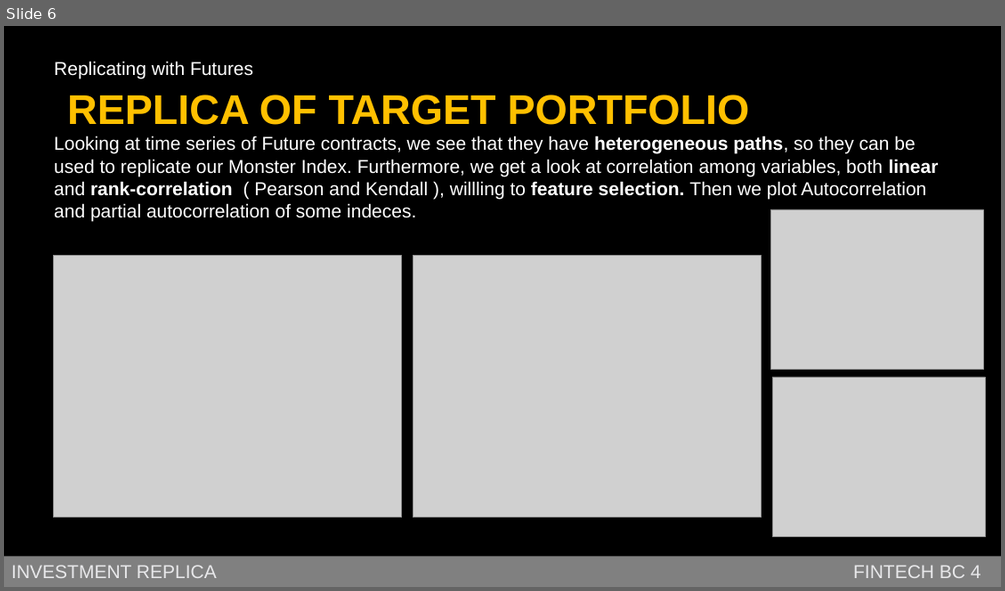
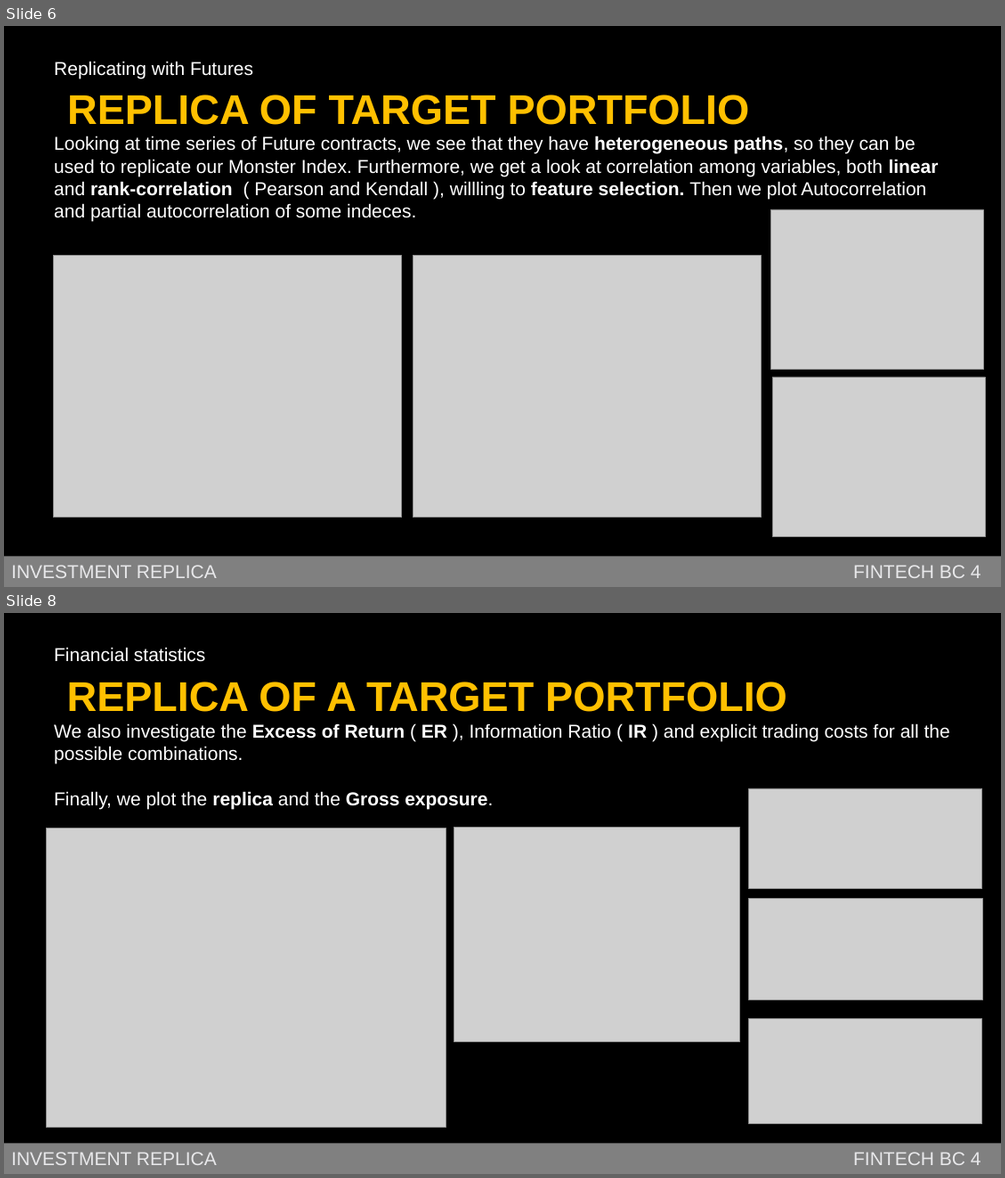
Before and after one commit to jstringara/Fintech, a slide deck: BC4/Bozza.pptx. Shown one above the other, each under a label of ours: slide 6 before the commit, slides 6 and 8 after it; the slides between them are not shown. The pictures are 1005x591 and 1005x1178 pixels, drawn with LibreOffice and Linux fonts; fonts in the diff are those of the drawing; grey boxes stand for pictures; background and template pictures are left out. Boxes give left, top, right and bottom in pixels: in the first picture for what was removed or moved away, otherwise in the second. Text is boxed around its words. In the diff, an @@ line names an element or a change of style, - is before the commit and + after.

Commit message:
pt2 presentazione
Portfolio replica

```diff
--- a/BC4/Bozza.pptx
+++ b/BC4/Bozza.pptx
@@ slide 8 added at <box>4,613,1001,1174</box>, background picture (left out) @@
@@ text added at <box>54,647,205,662</box>, 18 pt, text #FFFFFF @@
+Financial statistics
@@ text added at <box>67,682,787,712</box>, 40 pt, text #FFC000, bold @@
+REPLICA OF A TARGET PORTFOLIO
@@ text added at <box>54,723,950,763</box>, 18 pt, text #FFFFFF @@
+We also investigate the Excess of Return ( ER ), Information Ratio ( IR ) and explicit trading costs for all the possible combinations.
@@ text added at <box>54,791,493,809</box>, 18 pt, text #FFFFFF @@
+Finally, we plot the replica and the Gross exposure.
@@ picture added at <box>749,788,982,888</box> @@
@@ picture added at <box>47,827,445,1127</box> @@
@@ picture added at <box>454,827,741,1041</box> @@
@@ picture added at <box>749,899,983,999</box> @@
@@ picture added at <box>749,1018,982,1124</box> @@
@@ rectangle added at <box>4,1143,1001,1174</box>, fill #808080, 18 pt, text #E8E8EA @@
+INVESTMENT REPLICA FINTECH BC 4
```
Also in this commit, not shown: 1 other slide added, 2 slides removed, 1 other file.
